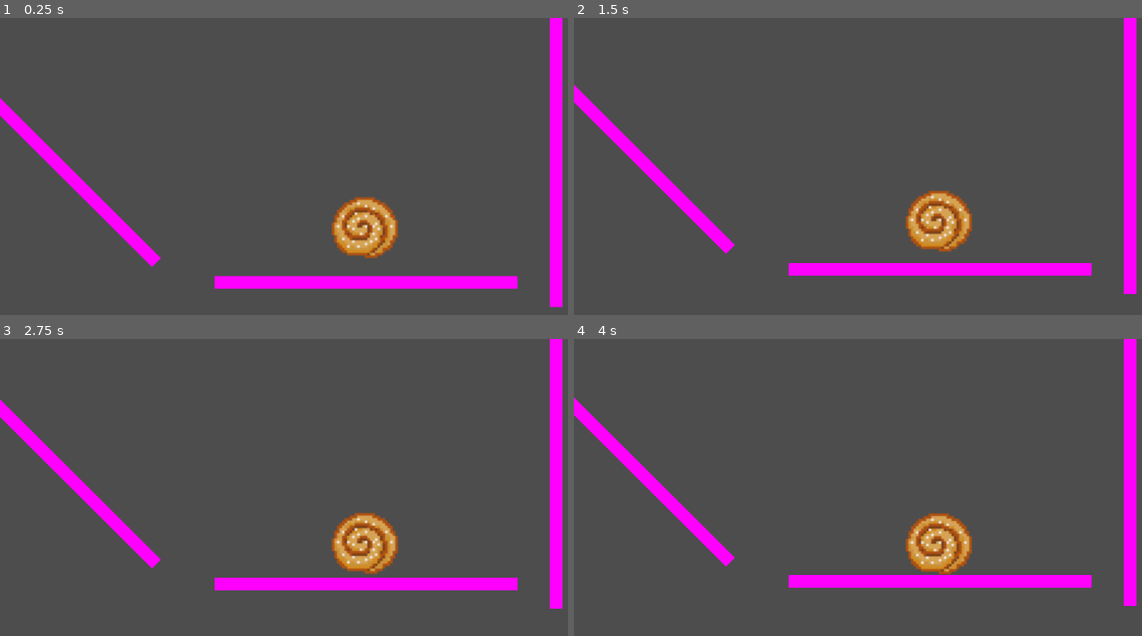
Above: before the commit, frames 1-4 (two rows, left to right).
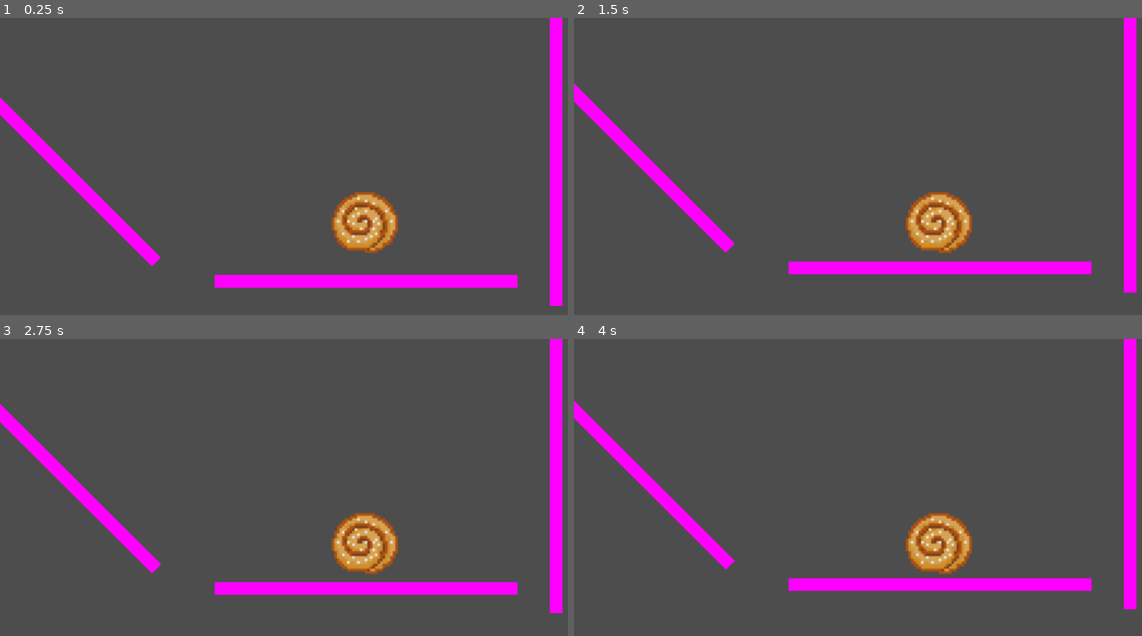
Above: after the commit, the same moments.

Repository: Rembane/ggj-bubbles-2025
Game: Godot game, scene res://root.tscn
The game is run twice, just before and just after one commit, with the same random seed, the same clock (stepped at 60 frames per second) and the same inputs.
Inputs (mouse positions are in pixels of both pictures, inside the frame that each line leads up to):
- Up to frame 1 (0.25 s): no input
- Up to frame 2 (1.5 s): tap Enter at 0.5, 1.35 s; move the mouse to (1096, 202) at 0.52 s; tap Q at 0.6 s; click (1096, 202) at 0.67 s; move the mouse to (795, 243) at 1.27 s; hold S from 1.28 s (still down)
- Up to frame 3 (2.75 s): move the mouse to (437, 454) at 2.02 s; release S at 2.03 s; tap F at 2.1 s
- Up to frame 4 (4 s): move the mouse to (903, 624) at 2.77 s; tap Q at 2.85 s; click (903, 624) at 2.92 s; move the mouse to (outside the picture) at 3.52 s; hold S from 3.53 s (still down); tap Enter at 3.6 s

The runs differ from the first frame. In frame 1, 2.7% of the frame differs, in the area x 0-100%, y 26-98%; in frame 2, 1.7%; in frame 3, 2.7%, in the area x 0-100%, y 20-93%; in frame 4, 2.1%.

Commit message:
Let the bubble stick to things
Add a button-press to make it possible to stick the bubble to walls,
floors, ceilings, etc.

There's also quite a bit of weird stuff going on in the project file, I
have no idea if that's relevant for this work.

Diff:
--- a/player.gd
+++ b/player.gd
@@ -3,21 +3,28 @@
 const GRAVITY = 200.0
 const WALK_SPEED = 2000
 const BORINGNESS = 0.8
-
-func _ready() -> void:
-	velocity = Vector2()
+var sticking_to_surface = false
 
 func _physics_process(delta):
-	velocity += Input.get_vector("move_left", "move_right", "move_up", "move_down") * WALK_SPEED * delta
-	velocity.y += GRAVITY * delta
+	if not sticking_to_surface:
+		velocity += Input.get_vector("move_left", "move_right", "move_up", "move_down") * WALK_SPEED * delta
 
 	var kinematic_collision = move_and_collide(velocity * delta)
 	if kinematic_collision:
-		velocity = velocity.bounce(kinematic_collision.get_normal()) * BORINGNESS
+		if sticking_to_surface:
+			velocity = Vector2.ZERO
+		else:
+			velocity = velocity.bounce(kinematic_collision.get_normal()) * BORINGNESS
 	else:
-		velocity.y += delta * GRAVITY
+		if not sticking_to_surface:
+			velocity.y += delta * GRAVITY
 
 func _input(event):
 	if event.is_action_pressed("reset"):
 		position = Vector2.ZERO
 		velocity = Vector2.ZERO
+
+	if Input.is_action_pressed("stick"):
+		sticking_to_surface = true
+	if event.is_action_released("stick"):
+		sticking_to_surface = false
--- a/project.godot
+++ b/project.godot
@@ -46,6 +46,11 @@
 "events": [Object(InputEventJoypadButton,"resource_local_to_scene":false,"resource_name":"","device":-1,"button_index":3,"pressure":0.0,"pressed":false,"script":null)
 , null]
 }
+stick={
+"deadzone": 0.5,
+"events": [Object(InputEventJoypadButton,"resource_local_to_scene":false,"resource_name":"","device":-1,"button_index":0,"pressure":0.0,"pressed":false,"script":null)
+]
+}
 
 [rendering]
 
--- a/root.tscn
+++ b/root.tscn
@@ -1,6 +1,5 @@
-[gd_scene load_steps=5 format=3 uid="uid://cqd33lalj72xw"]
+[gd_scene load_steps=4 format=3 uid="uid://cqd33lalj72xw"]
 
-[ext_resource type="Script" path="res://camera.gd" id="1_0rypt"]
 [ext_resource type="PackedScene" uid="uid://u1ixbpdb4qva" path="res://player.tscn" id="1_0vwuh"]
 
 [sub_resource type="RectangleShape2D" id="RectangleShape2D_grg0g"]
@@ -10,41 +9,38 @@
 
 [node name="Root" type="Node2D"]
 
-[node name="Camera2D" type="Camera2D" parent="." node_paths=PackedStringArray("object")]
-position = Vector2(-2, -99)
-script = ExtResource("1_0rypt")
-object = NodePath("../player")
-
 [node name="player" parent="." instance=ExtResource("1_0vwuh")]
 position = Vector2(-2, -99)
 
-[node name="StaticBody2D" type="StaticBody2D" parent="."]
+[node name="Camera2D" type="Camera2D" parent="player"]
 
-[node name="CollisionShape2D" type="CollisionShape2D" parent="StaticBody2D"]
+[node name="Floor" type="StaticBody2D" parent="."]
+
+[node name="CollisionShape2D" type="CollisionShape2D" parent="Floor"]
 shape = SubResource("RectangleShape2D_grg0g")
 
-[node name="Sprite2D" type="Sprite2D" parent="StaticBody2D"]
+[node name="Sprite2D" type="Sprite2D" parent="Floor"]
 scale = Vector2(478, 20)
 texture = SubResource("PlaceholderTexture2D_fryxb")
 
-[node name="StaticBody2D2" type="StaticBody2D" parent="."]
+[node name="Wall" type="StaticBody2D" parent="."]
 position = Vector2(300, -200)
 rotation = 1.5708
 
-[node name="CollisionShape2D" type="CollisionShape2D" parent="StaticBody2D2"]
+[node name="CollisionShape2D" type="CollisionShape2D" parent="Wall"]
 shape = SubResource("RectangleShape2D_grg0g")
 
-[node name="Sprite2D" type="Sprite2D" parent="StaticBody2D2"]
+[node name="Sprite2D" type="Sprite2D" parent="Wall"]
 scale = Vector2(478, 20)
 texture = SubResource("PlaceholderTexture2D_fryxb")
 
-[node name="StaticBody2D3" type="StaticBody2D" parent="."]
+[node name="SlidyFloor" type="StaticBody2D" parent="."]
 position = Vector2(-500, -200)
 rotation = 0.785398
 
-[node name="CollisionShape2D" type="CollisionShape2D" parent="StaticBody2D3"]
+[node name="CollisionShape2D" type="CollisionShape2D" parent="SlidyFloor"]
 shape = SubResource("RectangleShape2D_grg0g")
 
-[node name="Sprite2D" type="Sprite2D" parent="StaticBody2D3"]
+[node name="Sprite2D" type="Sprite2D" parent="SlidyFloor"]
 scale = Vector2(478, 20)
 texture = SubResource("PlaceholderTexture2D_fryxb")
